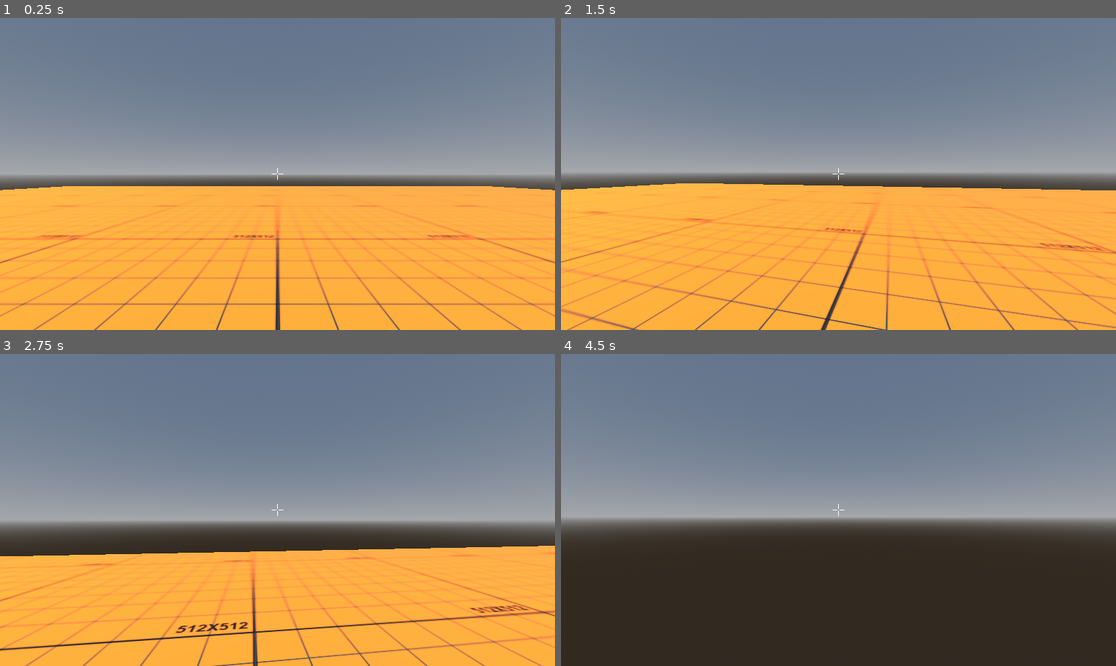
Above: before the commit, frames 1-4 (two rows, left to right).
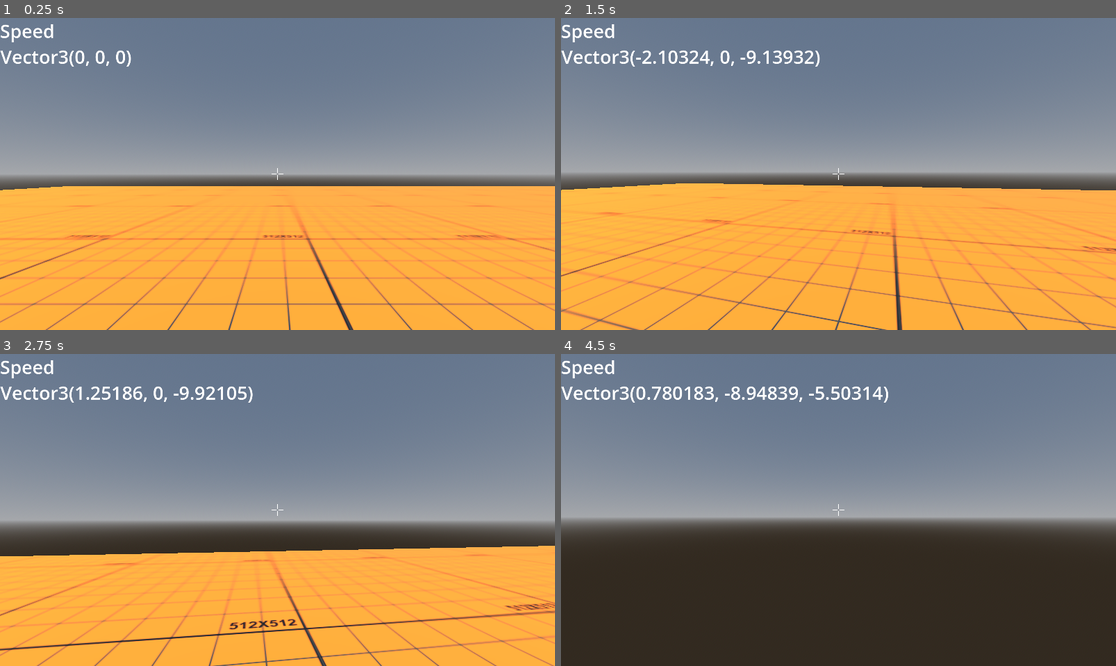
Above: after the commit, the same moments.

Repository: Nyedveg/Hop-Shot
Game: Godot game, scene res://MAIN.tscn
Two runs of this game, one before a commit and one after it. Both use one fixed random seed, a clock stepped at 60 frames per second and the inputs below.
Inputs (mouse positions are in pixels of both pictures, inside the frame that each line leads up to):
- Up to frame 1 (0.25 s): no input
- Up to frame 2 (1.5 s): tap Enter (ui_accept) at 0.5, 0.77, 1.07 s; move the mouse to (866, 174) at 0.52 s; hold Ctrl (crouch) 0.53-1.28 s; hold W (move_forward) from 0.53 s (still down); click (866, 174) at 0.8 s; move the mouse to (810, 174) at 1.27 s; click (810, 174) at 1.35 s
- Up to frame 3 (2.75 s): keep holding W (move_forward); tap Enter (ui_accept) at 1.52, 1.82, 2.3 s; tap Shift (sprint) at 1.55 s; move the mouse to (288, 503) at 2.02 s; hold Shift (sprint) from 2.03 s (still down)
- Up to frame 4 (4.5 s): keep holding W (move_forward); move the mouse to (832, 516) at 2.77 s; release Shift (sprint) at 2.78 s; tap Enter (ui_accept) at 2.85, 3.02, 3.32, 3.77, 4.07 s; tap Ctrl (crouch) at 3.05 s; move the mouse to (877, 513) at 3.52 s; hold Ctrl (crouch) 3.53-4.28 s; click (877, 513) at 3.8 s; move the mouse to (794, 506) at 4.27 s; click (794, 506) at 4.35 s

The runs differ from the first frame. In frame 1, 4.1% of the frame differs, in the area x 0-100%, y 2-100%; in frame 2, 4.3%; in frame 3, 4.3%; in frame 4, 1.2%.

Commit message:
Tweaked movement variables, added speed meter

Diff:
--- a/MAIN.tscn
+++ b/MAIN.tscn
@@ -11,6 +11,12 @@
 uv1_scale = Vector3(0.2, 0.2, 0.2)
 uv1_triplanar = true
 
+[sub_resource type="LabelSettings" id="LabelSettings_13522"]
+font_size = 64
+
+[sub_resource type="LabelSettings" id="LabelSettings_a4i52"]
+font_size = 64
+
 [node name="Node3D" type="Node3D"]
 script = ExtResource("1_e5oxr")
 
@@ -18,9 +24,12 @@
 transform = Transform3D(-0.866024, -0.433016, 0.250001, 0, 0.499998, 0.866026, -0.500003, 0.749999, -0.43301, 0, 8.72539, 0)
 shadow_enabled = true
 
-[node name="CSGBox3D" type="CSGBox3D" parent="."]
+[node name="CSGBox3D" type="CSGBox3D" parent="." groups=["shootable"]]
+transform = Transform3D(1, 0, 0, 0, 1, 0, 0, 0, 1, 40.7519, 0, 0)
 use_collision = true
-size = Vector3(55, 0.115, 55)
+collision_layer = 6
+collision_mask = 6
+size = Vector3(136.504, 0.115, 55)
 material = SubResource("StandardMaterial3D_i2e8i")
 
 [node name="Player" parent="." instance=ExtResource("2_83fl6")]
@@ -29,33 +38,57 @@
 [node name="weapon" parent="." instance=ExtResource("3_l4mva")]
 transform = Transform3D(1, 0, 0, 0, 1, 0, 0, 0, 1, 1.80221, 0.0575008, 4.6292)
 
-[node name="CSGBox3D6" type="CSGBox3D" parent="."]
+[node name="CSGBox3D6" type="CSGBox3D" parent="." groups=["shootable"]]
 transform = Transform3D(-4.37114e-08, 0, 1, 0, 1, 0, -1, 0, -4.37115e-08, -14.2885, 7.63559, 1.49451)
 use_collision = true
+collision_layer = 6
+collision_mask = 6
 size = Vector3(20, 15.2562, 1)
 
-[node name="CSGBox3D5" type="CSGBox3D" parent="."]
+[node name="CSGBox3D5" type="CSGBox3D" parent="." groups=["shootable"]]
 transform = Transform3D(1, 0, 0, 0, 1, 0, 0, 0, 1, -4.84579, 7.66651, 12.018)
 use_collision = true
+collision_layer = 6
+collision_mask = 6
 size = Vector3(20, 15.2562, 1)
 
-[node name="CSGBox3D4" type="CSGBox3D" parent="."]
+[node name="CSGBox3D4" type="CSGBox3D" parent="." groups=["shootable"]]
 transform = Transform3D(1, 0, 0, 0, 0.773498, -0.6338, 0, 0.6338, 0.773498, 0, 19.9316, 5.73489)
 use_collision = true
+collision_layer = 6
+collision_mask = 6
 size = Vector3(3.82837, 3.09546, 1)
 
-[node name="CSGBox3D3" type="CSGBox3D" parent="."]
+[node name="CSGBox3D3" type="CSGBox3D" parent="." groups=["shootable"]]
 transform = Transform3D(1, 0, 0, 0, 0.909396, 0.415932, 0, -0.415932, 0.909396, 0, 10.8057, -1.68509)
 use_collision = true
+collision_layer = 6
+collision_mask = 6
 size = Vector3(3.82837, 3.09546, 1)
 
-[node name="CSGBox3D2" type="CSGBox3D" parent="."]
+[node name="CSGBox3D2" type="CSGBox3D" parent="." groups=["shootable"]]
 transform = Transform3D(1, 0, 0, 0, 0.699776, -0.714363, 0, 0.714363, 0.699776, 0, 2.09771, 6.1888)
 use_collision = true
+collision_layer = 6
+collision_mask = 6
 size = Vector3(3.82837, 3.09546, 1)
 
 [node name="Death_Zone" parent="." instance=ExtResource("5_34waj")]
 transform = Transform3D(1, 0, 0, 0, 1, 0, 0, 0, 1, 0, -71, 0)
 
+[node name="Label" type="Label" parent="."]
+offset_right = 40.0
+offset_bottom = 23.0
+text = "Speed
+"
+label_settings = SubResource("LabelSettings_13522")
+
+[node name="SpeedLabel" type="Label" parent="."]
+offset_left = 1.0
+offset_top = 89.0
+offset_right = 41.0
+offset_bottom = 112.0
+label_settings = SubResource("LabelSettings_a4i52")
+
 [connection signal="shot_fired" from="Player" to="." method="_on_player_shot_fired"]
 [connection signal="body_entered" from="Death_Zone" to="." method="_on_death_zone_body_entered"]
--- a/WEAPONS/weapon.tscn
+++ b/WEAPONS/weapon.tscn
@@ -15,15 +15,20 @@
 size = Vector3(0.26, 0.19, 0.56)
 
 [node name="weapon" type="Area3D"]
+collision_layer = 2
+collision_mask = 2
 script = ExtResource("1_6cx6y")
 
 [node name="CollisionShape3D" type="CollisionShape3D" parent="."]
 shape = SubResource("BoxShape3D_roaat")
 
 [node name="RigidBody3D" type="RigidBody3D" parent="."]
+collision_layer = 2
+collision_mask = 2
 
 [node name="MeshInstance3D" type="MeshInstance3D" parent="RigidBody3D"]
 transform = Transform3D(0.56, 0, 0, 0, 0.56, 0, 0, 0, 0.56, 0, 0, 0)
+layers = 2
 mesh = SubResource("BoxMesh_cljmk")
 skeleton = NodePath("")
 surface_material_override/0 = SubResource("StandardMaterial3D_2u0xj")
--- a/WEAPONS/weapon_hr.tscn
+++ b/WEAPONS/weapon_hr.tscn
@@ -7,4 +7,5 @@
 
 [node name="MeshInstance3D" type="MeshInstance3D" parent="."]
 transform = Transform3D(0.24, 0, 0, 0, 0.24, 0, 0, 0, 0.24, 0, 0, 0)
+layers = 2
 mesh = SubResource("BoxMesh_gt6sh")
--- a/prefabs/collider.tscn
+++ b/prefabs/collider.tscn
@@ -7,6 +7,13 @@
 
 [sub_resource type="SphereShape3D" id="SphereShape3D_4bhyt"]
 radius = 3.0
+
+[sub_resource type="StandardMaterial3D" id="StandardMaterial3D_337go"]
+transparency = 1
+albedo_color = Color(1, 0.443137, 0, 0.0784314)
+
+[sub_resource type="SphereMesh" id="SphereMesh_1rd2j"]
+material = SubResource("StandardMaterial3D_337go")
 
 [node name="Collider" type="CSGSphere3D"]
 material = SubResource("StandardMaterial3D_b3vnj")
@@ -19,5 +26,9 @@
 [node name="CollisionShape3D" type="CollisionShape3D" parent="Area3D"]
 shape = SubResource("SphereShape3D_4bhyt")
 
+[node name="MeshInstance3D" type="MeshInstance3D" parent="Area3D"]
+transform = Transform3D(6.085, 0, 0, 0, 6.085, 0, 0, 0, 6.085, 0, 0, 0)
+mesh = SubResource("SphereMesh_1rd2j")
+
 [connection signal="timeout" from="Timer" to="." method="_on_timer_timeout"]
 [connection signal="body_entered" from="Area3D" to="." method="_on_area_3d_body_entered"]
--- a/prefabs/player/Player.gd
+++ b/prefabs/player/Player.gd
@@ -85,15 +85,15 @@
 
 # CALLED EVERY FRAME. 'DELTA' IS THE ELAPSED TIME SINCE THE PREVIOUS FRAME.
 # ALSO THIS WILL HANDLE ALL THE PLAYERS MOVEMENT AND PHYSICS.
-func _process(delta):
+func _physics_process(delta):
 	weapon_drop()
 	# ADDS CROUCHING TO THE PLAYER MEANING IT CALLS THE CROUCH FUNCTION WHICH WE MADE.
-	CROUCH(delta)
+	crouch(delta)
 	#WEAPON SHOOTING
 	if Input.is_action_just_pressed("fire"):
 		if !hand_anim.is_playing():
 			hand_anim.play("firing_animation")
-		if aimcast.is_colliding():
+		if aimcast.is_colliding() && aimcast.get_collider().is_in_group("shootable"):
 			var target = aimcast.get_collider()
 			emit_signal("shot_fired", aimcast.get_collision_point())
 
@@ -122,13 +122,13 @@
 		speed = crouch_move_speed
 	if not is_on_floor():
 		accel = accel_in_air
-		velocity.y -= gravity * delta
+		velocity.y -= gravity * delta * 2
 	else:
 		accel = accel_normal
 		velocity.y -= jump_velocity
 	# HANDLES JUMP.
-	#if Input.is_action_just_pressed("ui_accept") and is_on_floor():
-	# IF THE PLAYER PRESSES THE "ui_accept" AND WHEN THE CHARACTER IS ON THE FLOOR,
+	#if Input.is_action_just_pressed("jump") and is_on_floor():
+	# IF THE PLAYER PRESSES THE "jump" AND WHEN THE CHARACTER IS ON THE FLOOR,
 	# SET THE Y VELOCITY TO THE JUMP VELOCITY.
 	#	velocity.y = jump_velocity
 	#MAKES IT MOVE.
@@ -137,7 +137,7 @@
 	move_and_slide()
 
 # THE CROUCH FUNCTION.
-func CROUCH(delta):
+func crouch(delta):
 	var colliding = false
 	if head_check.is_colliding():
 		colliding = true
@@ -152,4 +152,4 @@
 		sprint_speed = 10.0
 		jump_velocity = 4.5
 		player_capsule.shape.height += crouch_speed * delta
-	player_capsule.shape.height =  clamp(player_capsule.shape.height, crouch_height,normal_height)
+	player_capsule.shape.height = clamp(player_capsule.shape.height, crouch_height,normal_height)
--- a/prefabs/player/Player.tscn
+++ b/prefabs/player/Player.tscn
@@ -49,6 +49,8 @@
 }
 
 [node name="Player" type="CharacterBody3D" groups=["movable"]]
+collision_layer = 3
+collision_mask = 3
 wall_min_slide_angle = 0.0
 script = ExtResource("1_8knlq")
 
@@ -72,6 +74,7 @@
 
 [node name="AimCast" type="RayCast3D" parent="Head/Camera3D"]
 target_position = Vector3(0, 0, -50)
+collision_mask = 4
 
 [node name="TextureRect" type="TextureRect" parent="Head/Camera3D"]
 anchors_preset = 8
@@ -90,6 +93,7 @@
 [node name="Head_check" type="RayCast3D" parent="."]
 transform = Transform3D(1, 0, 0, 0, 1, 0, 0, 0, 1, 0, 0.501792, 0)
 target_position = Vector3(0, 1, 0)
+collision_mask = 2
 
 [node name="Node3D" type="Node3D" parent="."]
 transform = Transform3D(1, 0, 0, 0, 1, 0, 0, 0, 1, 0, -0.407248, -1)
--- a/project.godot
+++ b/project.godot
@@ -63,6 +63,12 @@
 ]
 }
 
+[layer_names]
+
+3d_physics/layer_1="player"
+3d_physics/layer_2="basic"
+3d_physics/layer_3="raycastable"
+
 [physics]
 
 3d/default_gravity=15.3
--- a/scripts/Main_level_script.gd
+++ b/scripts/Main_level_script.gd
@@ -1,6 +1,8 @@
 extends Node3D
 
 var collider_obj = preload( "res://prefabs/collider.tscn")
+@onready var speed_label = $SpeedLabel
+@onready var player = $Player
 
 # Called when the node enters the scene tree for the first time.
 func _ready():
@@ -9,7 +11,7 @@
 
 # Called every frame. 'delta' is the elapsed time since the previous frame.
 func _process(_delta):
-	pass
+	speed_label.text = var_to_str(player.velocity)
 
 func _on_player_shot_fired(pos):
 	var collider = collider_obj.instantiate()
--- a/scripts/bullet_collider_script.gd
+++ b/scripts/bullet_collider_script.gd
@@ -18,9 +18,9 @@
 func _on_area_3d_body_entered(body):
 	if body.is_in_group("movable"):
 		var projectile_vector = body.position - position
-		body.velocity.y = projectile_vector.y * y_speed
-		body.velocity.x = projectile_vector.x * x_speed
-		body.velocity.z = projectile_vector.z * z_speed
+		body.velocity.y += projectile_vector.y * y_speed
+		body.velocity.x += projectile_vector.x * x_speed
+		body.velocity.z += projectile_vector.z * z_speed
 		queue_free()
 
 
Not shown: 1 places in MAIN.tscn that only renumber resources
Not shown: 1 places in prefabs/collider.tscn that only renumber resources
